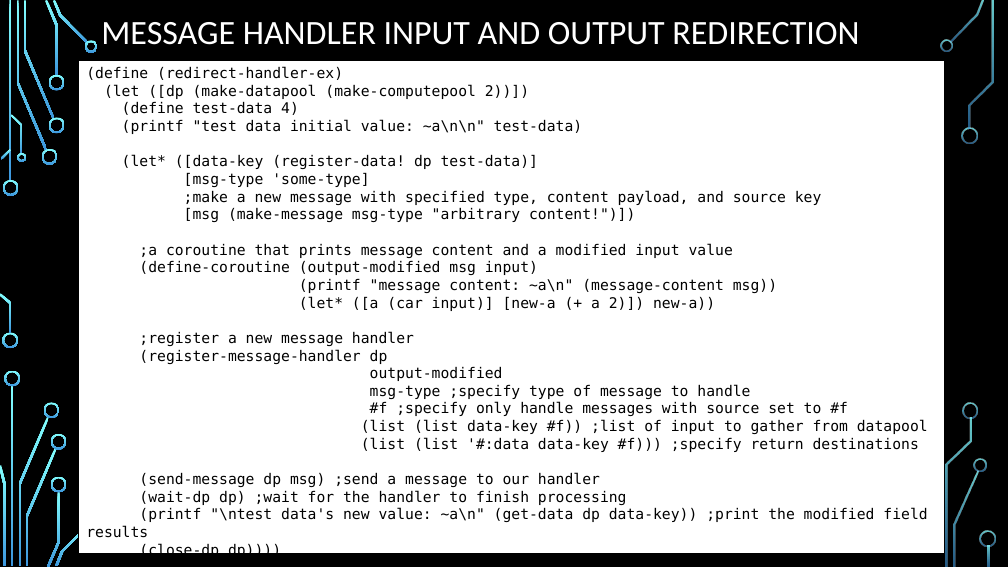
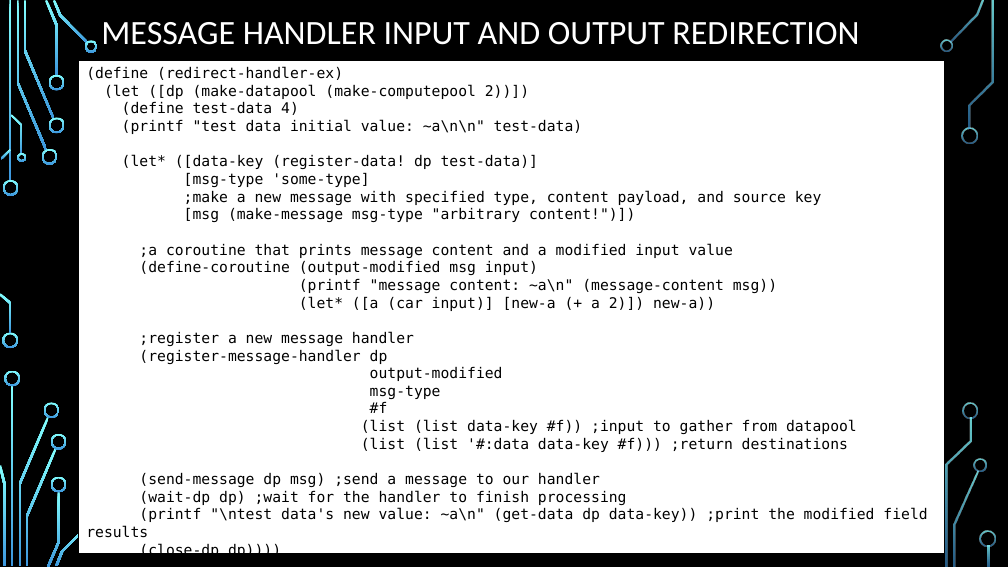
Before and after one commit to durandaltheta/3, a slide deck: slide 33 of DFC3.pptx. Drawn at 1008x567 pixels with LibreOffice and Linux fonts; fonts in the diff are those of the drawing; background and template pictures are left out. Boxes give left, top, right and bottom in pixels: in the first picture for what was removed or moved away, otherwise in the second. Text is boxed around its words. In the diff, an @@ line names an element or a change of style, - is before the commit and + after.

```diff
--- a/DFC3.pptx
+++ b/DFC3.pptx
@@ text at [361, 385, 857, 452]: text changed @@
-msg-type ;specify type of message to handle
-#f ;specify only handle messages with source set to #f
-(list (list data-key #f)) ;list of input to gather from datapool
-(list (list '#:data data-key #f))) ;specify return destinations
+msg-type
+#f
+(list (list data-key #f)) ;input to gather from datapool
+(list (list '#:data data-key #f))) ;return destinations
```
Also in this commit, not shown: 2 other slides changed.
